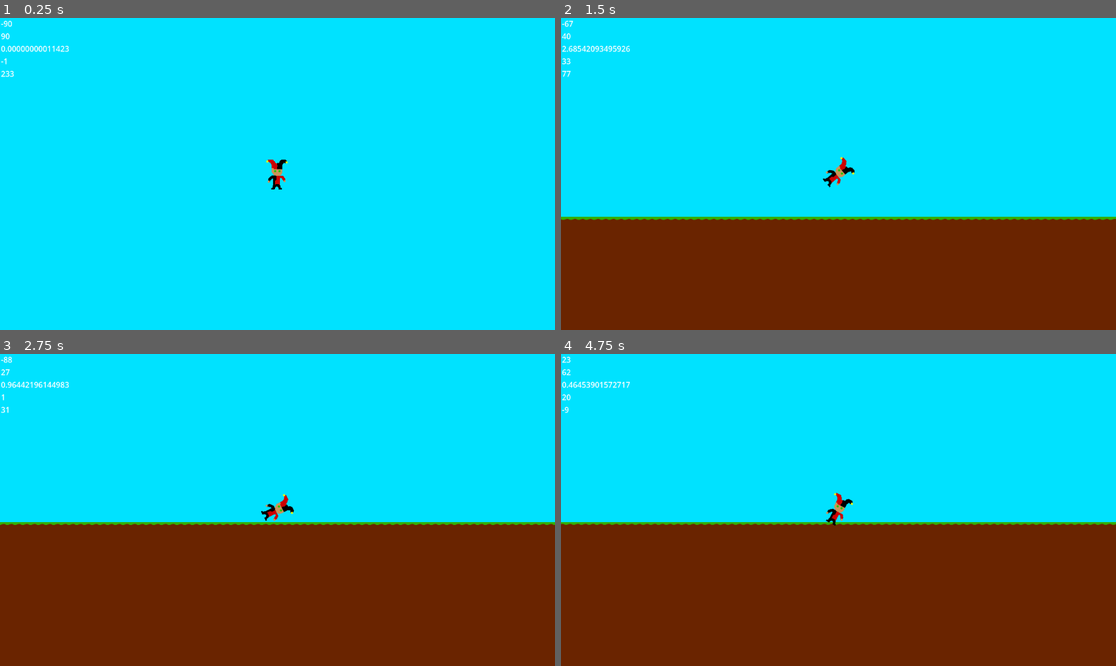
Above: before the commit, frames 1-4 (two rows, left to right).
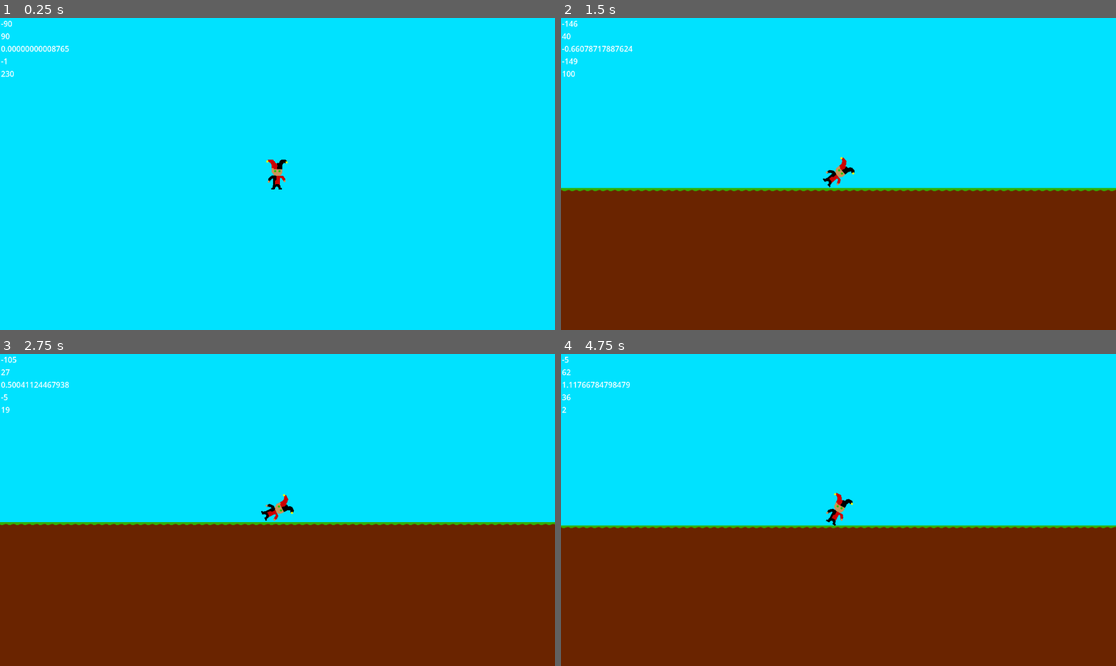
Above: after the commit, the same moments.

Repository: ZettaSimp/Learn-To-Clone
Game: Godot game, scene res://jester_launch_map.tscn
Two runs of this game, one before a commit and one after it. Both use one fixed random seed, a clock stepped at 60 frames per second and the inputs below.
Inputs:
- Up to frame 1 (0.25 s): no input
- Up to frame 2 (1.5 s): tap Enter (ui_accept) at 0.5, 0.77 s; hold Right (ui_right) 0.53-1.28 s; hold Left (ui_left) from 1.28 s (still down)
- Up to frame 3 (2.75 s): tap Enter (ui_accept) at 1.52 s; release Left (ui_left) at 2.03 s; hold Right (ui_right) from 2.03 s (still down)
- Up to frame 4 (4.75 s): tap Enter (ui_accept) at 3.02, 3.77, 4.52 s; release Right (ui_right) at 3.53 s; hold Left (ui_left) from 3.53 s (still down)

The runs differ from the first frame. In frame 1, less than 0.1% of the frame differs, in the area x 1-13%, y 8-19%; in frame 2, 11%, in the area x 0-100%, y 0-65%; in frame 3, 0.5%; in frame 4, 2.1%.

Commit message:
Fixed Drag
Changed like two variables

Diff:
--- a/Learn To Clone/Jester.gd
+++ b/Learn To Clone/Jester.gd
@@ -1,14 +1,16 @@
 extends Node2D
 
 @onready var Jest = $Jester_Sprite
-var accel = 1500
+var accel = 2500
 var speed = [0,0]
 var speed_mag = 0
 var speed_ang = 0
 var bounce_constant = 0.6
 var floor_constant = 0.9
-var drag = 0.0015
-var glider_constant = 2
+var drag = 0.1
+var dragV = Vector2(0,0)
+var dragV2 = Vector2(0,0)
+var glider_constant = 2.0
 var glide = 0
 var glide_ang = 0
 var bounces = 0
@@ -35,15 +37,13 @@
 	glide_ang = -(Jest.rotation - 3.14159265358 / 2)
 	glide = speed_mag*glider_constant*delta*sin(glide_ang-speed_ang)
 	Globs.text = str(floor(speed_ang * 180 / 3.14159265358)) + '\n' + str(floor(glide_ang * 180 / 3.14159265358)) + '\n' + str(glide) + '\n' + str(floor(speed[0])) + '\n' + str(floor(speed[1]))
-	speed[0] += glide * -cos(glide_ang)
-	speed[1] += glide * -sin(glide_ang)
-	if glider_constant > 0:
-		glide = 0
-	speed = [speed[0]-speed[0]*drag*delta,speed[1]-speed[1]*drag*delta]
-	global_position.x += speed[0] * delta
+	dragV = Vector2(drag+10*abs(sin(glide_ang)),drag+10*abs(cos(glide_ang)))
+	dragV2 = Vector2(-10*sin(glide_ang),-10*cos(glide_ang))
+	if glider_constant == 0:
+		dragV = Vector2(drag,drag)
+		dragV2 = Vector2(0,0)
 	if global_position.y + speed[1] * delta < 455:
 		speed[1] += 1000 * delta
-		global_position.y += speed[1] * delta
 	else:
 		if speed[1] > 10:
 			speed[0] = speed[0] * bounce_constant
@@ -54,6 +54,9 @@
 			speed[0] = speed[0] - speed[0] * floor_constant * delta
 			speed[1] = 0
 			global_position.y = 455
+	speed = [speed[0]-speed[0]*dragV.x*delta+speed[1]*dragV2.y*delta*sign(sin(glide_ang)),speed[1]-speed[1]*dragV.y*delta+speed[0]*dragV2.x*delta]
+	global_position.x += speed[0] * delta
+	global_position.y += speed[1] * delta
 	Globs.glob_pos_jester = [global_position.x,global_position.y]
 	Globs.spd_jester = [speed[0],speed[1]]
 	Globs.plpos = [floor(global_position.x/16),floor(global_position.y/16)]
--- a/Learn To Clone/Place_Sky_And_Ground.gd
+++ b/Learn To Clone/Place_Sky_And_Ground.gd
@@ -16,7 +16,7 @@
 
 # Called every frame. 'delta' is the elapsed time since the previous frame.
 func _process(_delta):
-	for c1 in range(-50+Globs.plpos[0],50+Globs.plpos[0]):
+	for c1 in range(-75+Globs.plpos[0],75+Globs.plpos[0]):
 		for c2 in range(-50+Globs.plpos[1],50+Globs.plpos[1]):
 			if c2 < 30:
 				set_cell(0,Vector2i(c1,c2),2,Vector2i(0,0))
